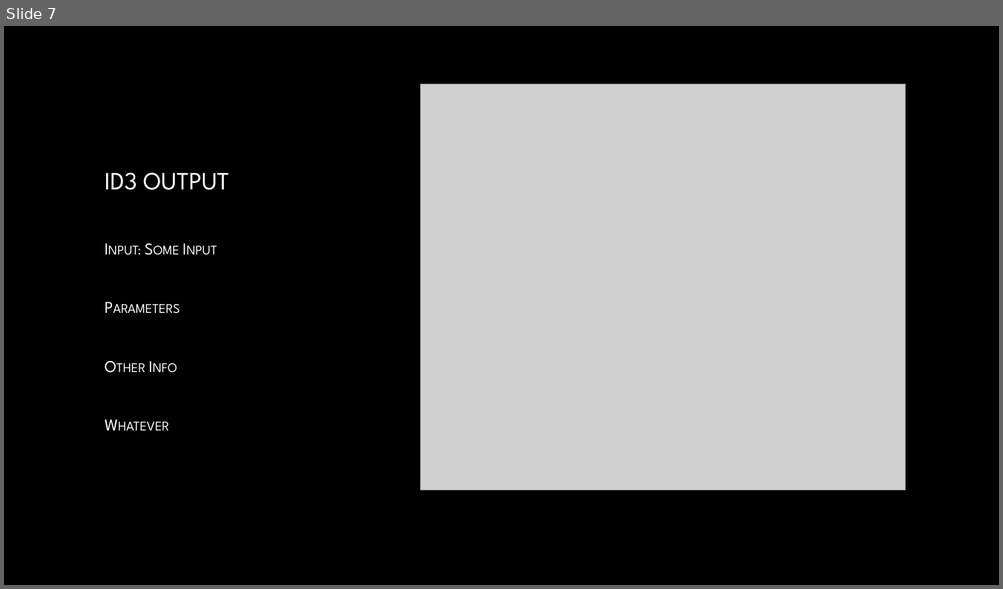
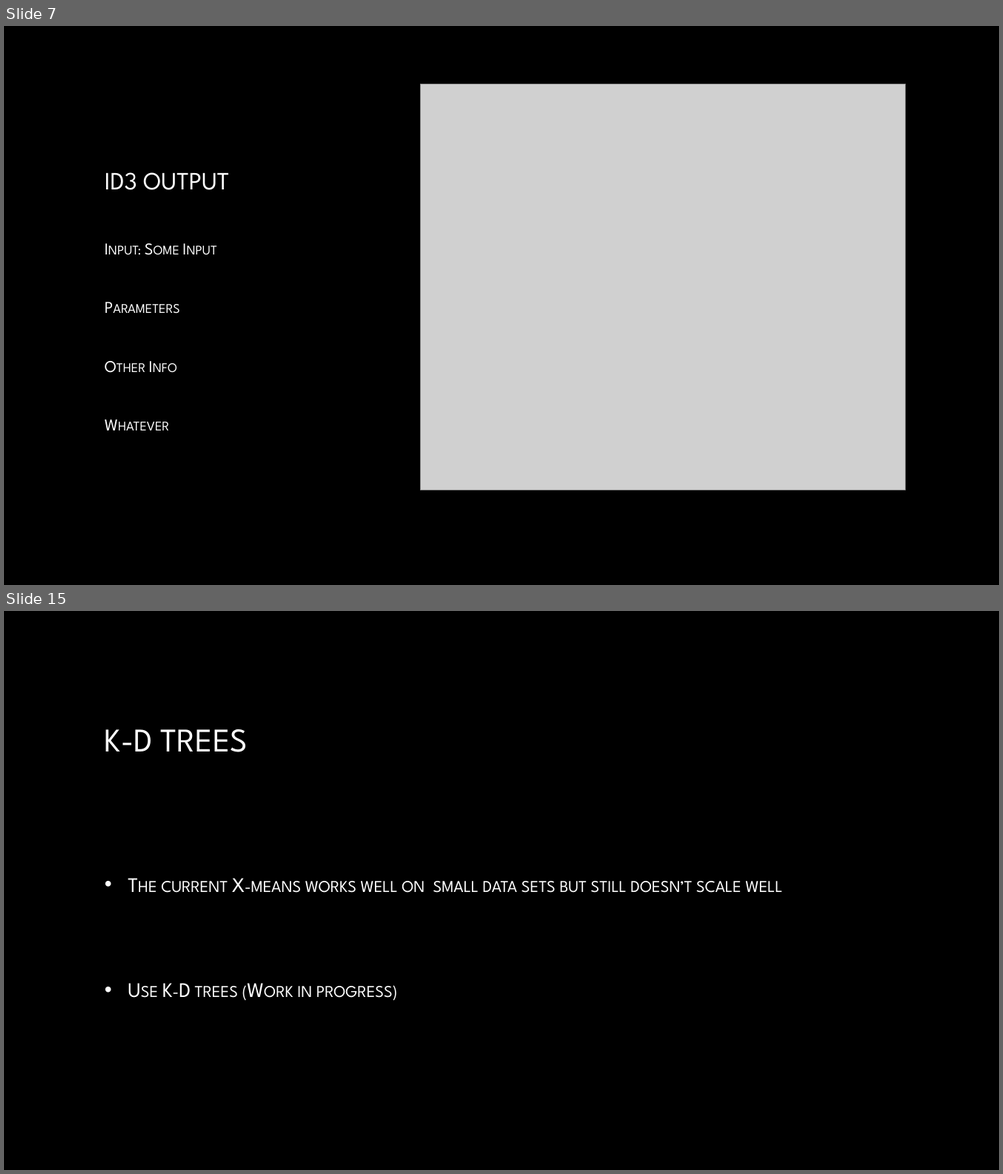
Before and after one commit to armando-n/data-mining-project, a slide deck: DataMiningProject/docs/presentation.pptx. Shown one above the other, each under a label of ours: slide 7 before the commit, slides 7 and 15 after it; the slides between them are not shown. The pictures are 1003x589 and 1003x1174 pixels, drawn with LibreOffice and Linux fonts; fonts in the diff are those of the drawing; grey boxes stand for pictures; background and template pictures are left out. Boxes give left, top, right and bottom in pixels: in the first picture for what was removed or moved away, otherwise in the second. Text is boxed around its words. In the diff, an @@ line names an element or a change of style, - is before the commit and + after.

```diff
--- a/DataMiningProject/docs/presentation.pptx
+++ b/DataMiningProject/docs/presentation.pptx
@@ slide 15 added at bbox=[4, 611, 999, 1170], background picture (left out) @@
@@ title added at bbox=[105, 729, 247, 752], 32 pt, text gradient #FFFFFF to #A6A6A6 @@
+K-D TREES
@@ text added at bbox=[161, 878, 782, 1001], 20 pt, text gradient #FFFFFF to #BFBFBF, small capitals @@
+• The current X-means works well on small data sets but still doesn’t scale well
+• Use K-D trees (Work in progress)
```
Also in this commit, not shown: 1 slide changed, 7 other slides added, 1 slide removed.
